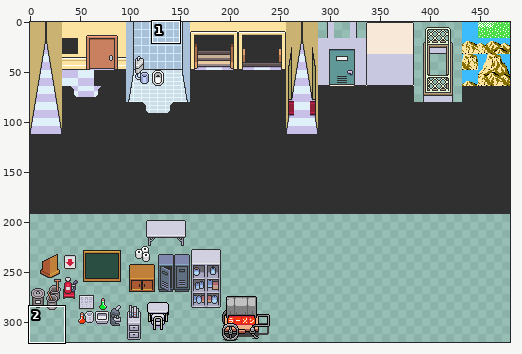
Sprite sheet, stored at images/layer0.png. The first picture is a wide view before the edit; the outline marks the close-up.
Close-up. Before the edit:
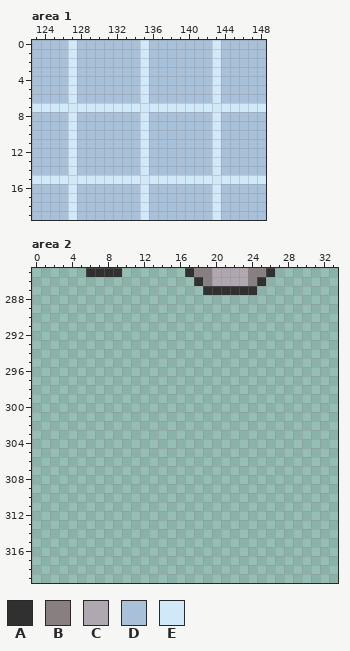
The file is 480x320 pixels. Colours within 5 levels of each other are drawn and written as one. Shown: area 1: x 123..148, y 0..19; area 2: x 0..33, y 285..319. The commit also changed other parts of the picture, which this record leaves out.
Palette (. is transparent): A #303030  B #888080  C #b0a8b0  D #a8c0d8  E #d0e8f8
Pixels before, area 1, first column x 123:
 0 DDDDEDDDDDDDEDDDDDDDEDDDDD
 1 DDDDEDDDDDDDEDDDDDDDEDDDDD
 2 DDDDEDDDDDDDEDDDDDDDEDDDDD
 3 DDDDEDDDDDDDEDDDDDDDEDDDDD
 4 DDDDEDDDDDDDEDDDDDDDEDDDDD
 5 DDDDEDDDDDDDEDDDDDDDEDDDDD
 6 DDDDEDDDDDDDEDDDDDDDEDDDDD
 7 EEEEEEEEEEEEEEEEEEEEEEEEEE
 8 DDDDEDDDDDDDEDDDDDDDEDDDDD
 9 DDDDEDDDDDDDEDDDDDDDEDDDDD
10 DDDDEDDDDDDDEDDDDDDDEDDDDD
11 DDDDEDDDDDDDEDDDDDDDEDDDDD
12 DDDDEDDDDDDDEDDDDDDDEDDDDD
13 DDDDEDDDDDDDEDDDDDDDEDDDDD
14 DDDDEDDDDDDDEDDDDDDDEDDDDD
15 EEEEEEEEEEEEEEEEEEEEEEEEEE
16 DDDDEDDDDDDDEDDDDDDDEDDDDD
17 DDDDEDDDDDDDEDDDDDDDEDDDDD
18 DDDDEDDDDDDDEDDDDDDDEDDDDD
19 DDDDEDDDDDDDEDDDDDDDEDDDDD
Pixels before, area 2, first column x 6:
285 AAAA.......ABBCCCCBBA
286 ............ABCCCCBA.
287 .............AAAAAA..
Now the later version:
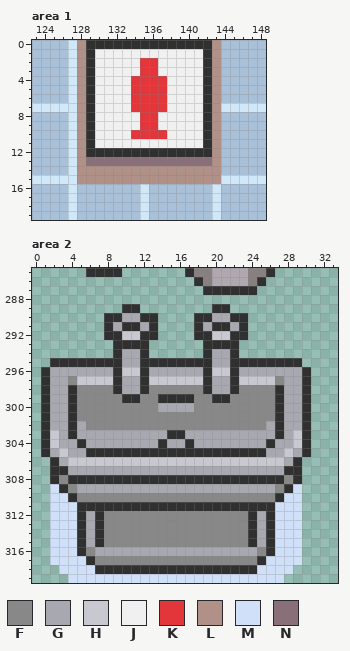
Colours new in this view: F #888888  G #a8a8b0  H #c8c8d0  J #f0f0f0  K #e3363b  L #b19087  M #d0e0f8  N #886f78
Edits made:
Changed rows in their new state; - is an unchanged pixel.
Area 1:
first column x 128:
 0 LAAAAAAAAAAAAAAL
 1 LAJJJJJJJJJJJJAL
 2 LAJJJJJKKJJJJJAL
 3 LAJJJJJKKJJJJJAL
 4 LAJJJJKKKKJJJJAL
 5 LAJJJJKKKKJJJJAL
 6 LAJJJJKKKKJJJJAL
 7 LAJJJJKKKKJJJJAL
 8 LAJJJJJKKJJJJJAL
 9 LAJJJJJKKJJJJJAL
10 LAJJJJKKKKJJJJAL
11 LAJJJJJJJJJJJJAL
12 LAAAAAAAAAAAAAAL
13 LNNNNNNNNNNNNNNL
14 LLLLLLLLLLLLLLLL
15 LLLLLLLLLLLLLLLL
Area 2:
first column x 1:
289 ---------AA--------AA---------
290 -------AAGGAA----AAGGAA-------
291 -------AGAAGA----AGAAGA-------
292 -------AAHHAA----AAHHAA-------
293 --------AAAA------AAAA--------
294 --------AGGA------AGGA--------
295 -AAAAAAAAGGAAAAAAAAGGAAAAAAAA-
296 AGGGGGGGAHHAGGGGGGAHHAGGGGGGGA
297 AGGFHHHHAGGAHHHHHHAGGAHHHHFGGA
298 AGGAFFFFAGGAFFFFFFAGGAFFFFAGGA
299 AGGAFFFFFAAFFAAAAFFAAFFFFFAGGA
300 AGGAFFFFFFFFFGGGGFFFFFFFFFAGGA
301 AGGAFFFFFFFFFFFFFFFFFFFFFFAGGA
302 AGGAGFFFFFFFFFFFFFFFFFFFFGAGGA
303 AHGAGGGGGGGGGGAAGGGGGGGGGGAGHA
304 AHGGAGGGGGGGGAGGAGGGGGGGGAGGHA
305 AGHGGAAAAAAAAAAAAAAAAAAAAGGHGA
306 -AGHHHHHHHHHHHHHHHHHHHHHHHHGA-
307 -AAGGGGGGGGGGGGGGGGGGGGGGGGAA-
308 -AFAAAAAAAAAAAAAAAAAAAAAAAAFA-
309 -MAFGGGGGGGGGGGGGGGGGGGGGGFAM-
310 -MMAFFFFFFFFFFFFFFFFFFFFFFAMM-
311 -MMMAAAAAAAAAAAAAAAAAAAAAAMMM-
312 -MMMAGAFFFFFFFFFFFFFFFFAGAMMM-
313 -MMMAGAFFFFFFFFFFFFFFFFAGAMMM-
314 -MMMAGAFFFFFFFFFFFFFFFFAGAMMM-
315 -MMMAGAFFFFFFFFFFFFFFFFAGAMMM-
316 -MMMAFGGGGGGGGGGGGGGGGGGFAMMM-
317 -MMMMAFFFFFFFFFFFFFFFFFFAMMMM-
318 --MMMMAAAAAAAAAAAAAAAAAAMMMM--
319 ---MMMMMMMMMMMMMMMMMMMMMMMM---
